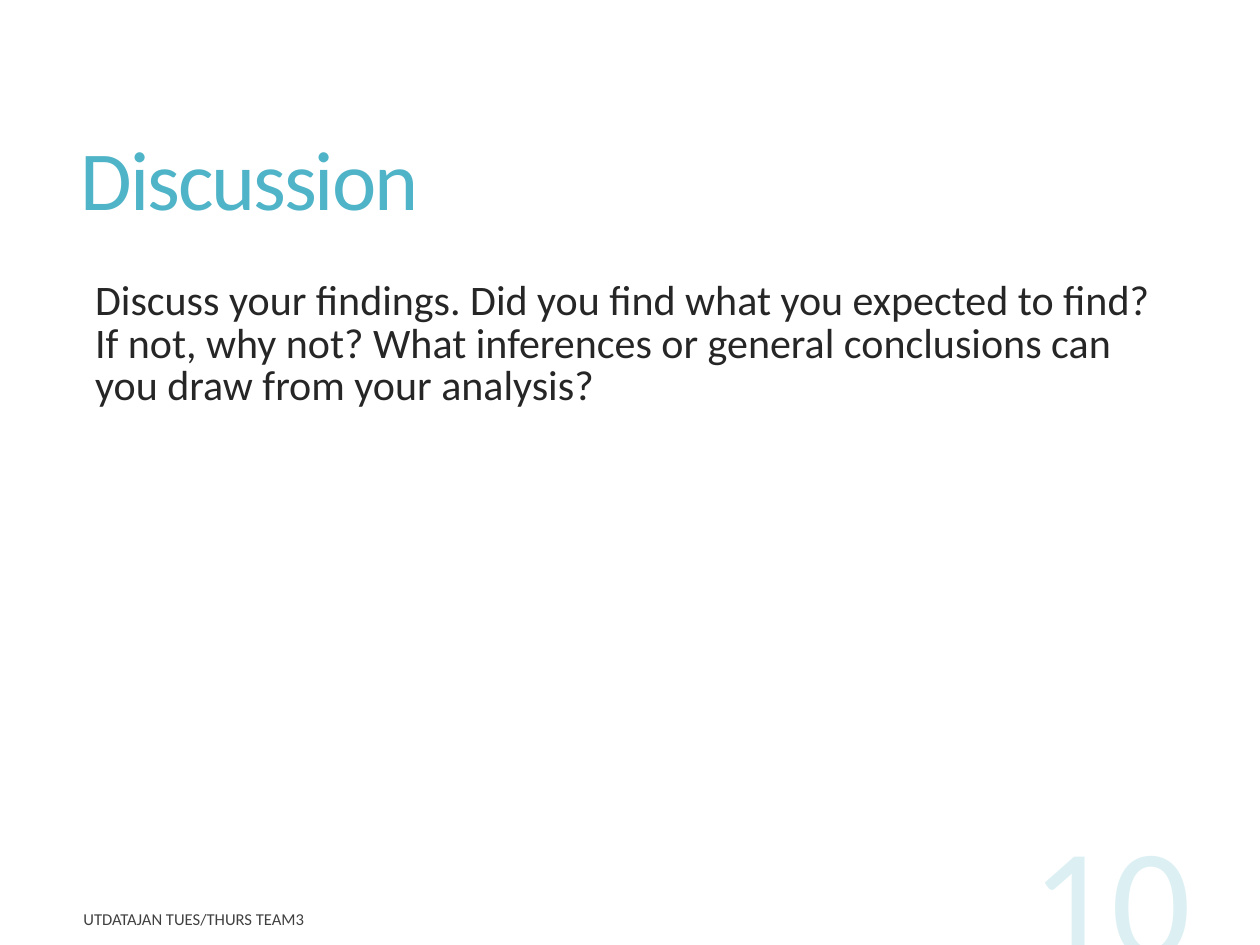
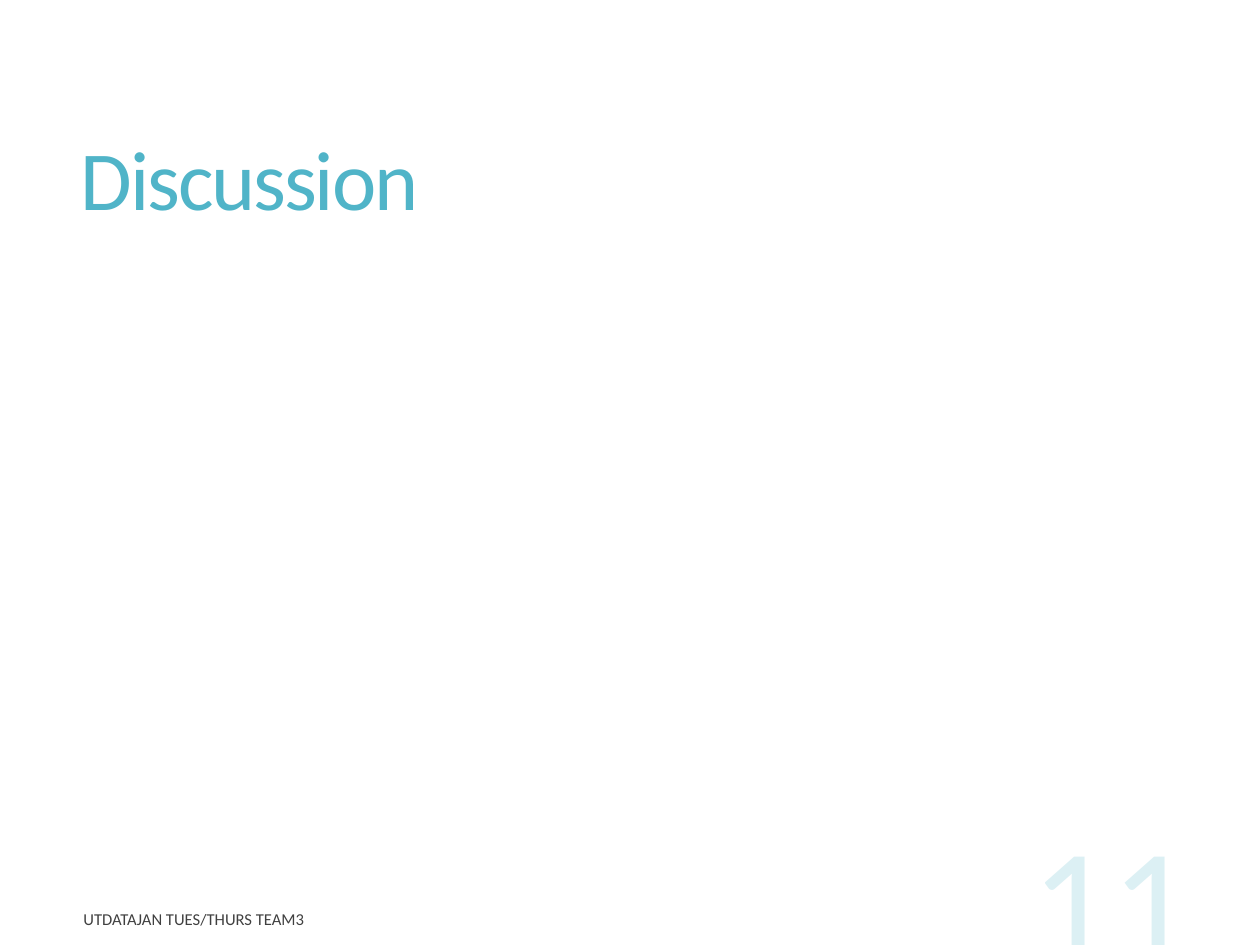
Before and after one commit to rupalimayekar/ProjectWattpad, a slide deck: slide 11 of WattpadPrez.pptx (slide 10 before the commit). Drawn at 1260x945 pixels with LibreOffice and Linux fonts; fonts in the diff are those of the drawing. Boxes give left, top, right and bottom in pixels: in the first picture for what was removed or moved away, otherwise in the second. Text is boxed around its words. In the diff, an @@ line names an element or a change of style, - is before the commit and + after.

```diff
--- a/WattpadPrez.pptx
+++ b/WattpadPrez.pptx
@@ text removed at (95,286,1149,407) @@
-  Discuss your findings. Did you find what you expected to find? If not, why not? What inferences or general conclusions can you draw from your analysis?
@@ page number at (901,804,1203,945): text changed @@
-10
+11
```
Also in this commit, not shown: 7 other slides changed, 2 slides added, 1 slide removed, 19 other files.
